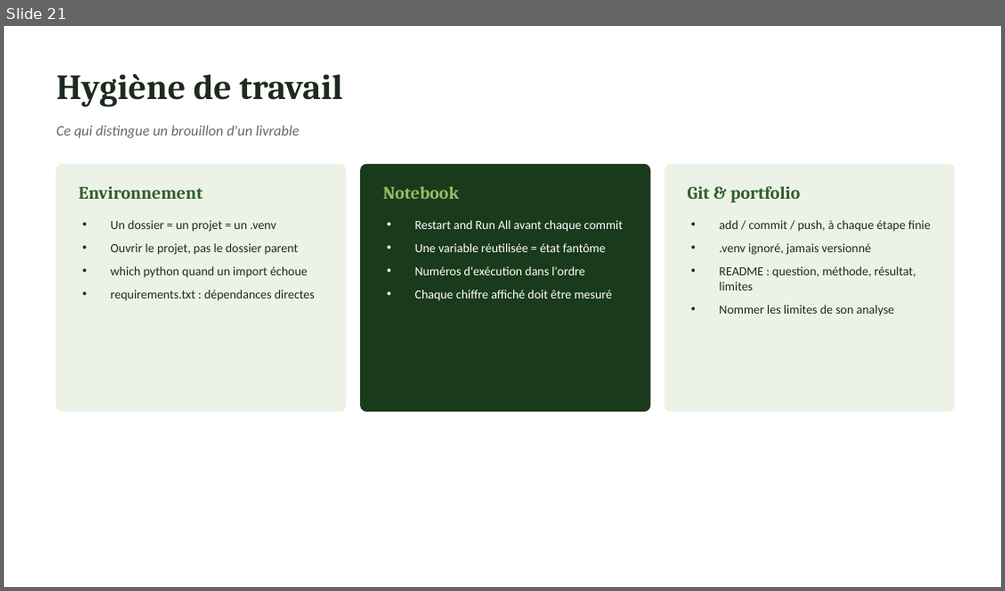
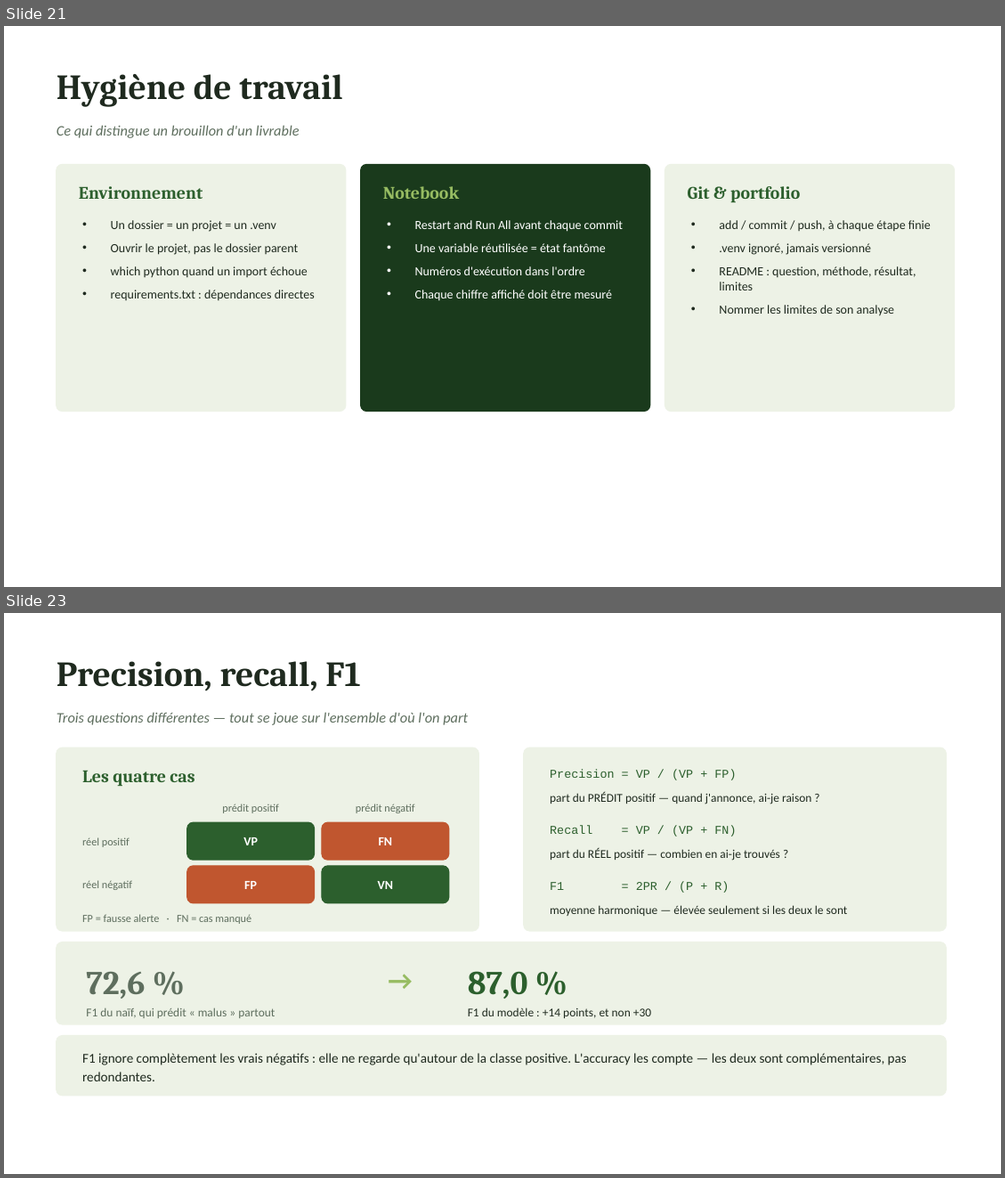
Before and after one commit to aissatougueye06/ml-notes, a slide deck: memo-machine-learning.pptx. Shown one above the other, each under a label of ours: slide 21 before the commit, slides 21 and 23 after it; the slides between them are not shown. The pictures are 1005x591 and 1005x1178 pixels, drawn with LibreOffice and Linux fonts; fonts in the diff are those of the drawing. Boxes give left, top, right and bottom in pixels: in the first picture for what was removed or moved away, otherwise in the second. Text is boxed around its words. In the diff, an @@ line names an element or a change of style, - is before the commit and + after.

Commit message:
Ajoute trois slides sur la classification
Classer contre predire puis seuiller, precision/recall/F1, et l'erreur par distance au seuil. La slide de cloture annoncait la classification comme prochaine etape, sa derniere ligne est reecrite. PDF regenere depuis le pptx.

```diff
--- a/memo-machine-learning.pptx
+++ b/memo-machine-learning.pptx
@@ slide 23 added at <box>4,613,1001,1174</box>, background #FFFFFF @@
@@ text added at <box>57,661,360,691</box>, 34 pt, text #1F2A1F, bold @@
+Precision, recall, F1
@@ text added at <box>57,712,468,725</box>, 14 pt, text #5E6E5E, italic @@
+Trois questions différentes — tout se joue sur l'ensemble d'où l'on part
@@ rounded rectangle added at <box>57,747,479,931</box>, fill #EDF2E6, outline #EDF2E6 1 pt @@
@@ text added at <box>82,770,194,786</box>, 17 pt, text #2C5F2D, bold @@
+Les quatre cas
@@ rounded rectangle added at <box>524,747,947,931</box>, fill #EDF2E6, outline #EDF2E6 1 pt @@
@@ text added at <box>550,770,736,780</box>, 11.5 pt, text #2C5F2D @@
+Precision = VP / (VP + FP)
@@ text added at <box>550,792,811,804</box>, 11.5 pt, text #1F2A1F @@
+part du PRÉDIT positif — quand j'annonce, ai-je raison ?
@@ rounded rectangle added at <box>187,822,315,860</box>, fill #2C5F2D, outline #2C5F2D 1 pt @@
@@ text added at <box>222,803,279,813</box>, 10.5 pt, text #5E6E5E @@
+prédit positif
@@ rounded rectangle added at <box>322,822,449,860</box>, fill #C0562F, outline #C0562F 1 pt @@
@@ text added at <box>356,803,414,813</box>, 10.5 pt, text #5E6E5E @@
+prédit négatif
@@ text added at <box>550,826,736,836</box>, 11.5 pt, text #2C5F2D @@
+Recall = VP / (VP + FN)
@@ text added at <box>82,837,129,847</box>, 10.5 pt, text #5E6E5E @@
+réel positif
@@ text added at <box>243,837,258,845</box>, 12 pt, text #FFFFFF, bold @@
+VP
@@ text added at <box>379,837,393,845</box>, 12 pt, text #FFFFFF, bold @@
+FN
@@ text added at <box>550,848,780,860</box>, 11.5 pt, text #1F2A1F @@
+part du RÉEL positif — combien en ai-je trouvés ?
@@ rounded rectangle added at <box>187,866,315,903</box>, fill #C0562F, outline #C0562F 1 pt @@
@@ rounded rectangle added at <box>322,866,449,903</box>, fill #2C5F2D, outline #2C5F2D 1 pt @@
@@ text added at <box>82,880,132,890</box>, 10.5 pt, text #5E6E5E @@
+réel négatif
@@ text added at <box>244,881,257,889</box>, 12 pt, text #FFFFFF, bold @@
+FP
@@ text added at <box>378,881,393,889</box>, 12 pt, text #FFFFFF, bold @@
+VN
@@ text added at <box>550,882,728,892</box>, 11.5 pt, text #2C5F2D @@
+F1 = 2PR / (P + R)
@@ text added at <box>550,905,848,916</box>, 11.5 pt, text #1F2A1F @@
+moyenne harmonique — élevée seulement si les deux le sont
@@ text added at <box>82,914,251,924</box>, 10.5 pt, text #5E6E5E @@
+FP = fausse alerte · FN = cas manqué
@@ rounded rectangle added at <box>57,942,947,1024</box>, fill #EDF2E6, outline #EDF2E6 1 pt @@
@@ text added at <box>86,971,145,998</box>, 32 pt, text #5E6E5E, bold @@
+72,6 %
@@ text added at <box>371,961,430,998</box>, 26 pt, text #97BC62, bold @@
+→
@@ text added at <box>468,971,528,998</box>, 32 pt, text #2C5F2D, bold @@
+87,0 %
@@ text added at <box>86,1007,275,1018</box>, 11.5 pt, text #5E6E5E @@
+F1 du naïf, qui prédit « malus » partout
@@ text added at <box>468,1007,651,1018</box>, 11.5 pt, text #1F2A1F @@
+F1 du modèle : +14 points, et non +30
@@ rounded rectangle added at <box>57,1036,947,1095</box>, fill #EDF2E6, outline #EDF2E6 1 pt @@
@@ text added at <box>82,1053,906,1081</box>, 13 pt, text #1F2A1F @@
+F1 ignore complètement les vrais négatifs : elle ne regarde qu'autour de la classe positive. L'accuracy les compte — les deux sont complémentaires, pas redondantes.
```
Also in this commit, not shown: 1 slide changed, 2 other slides added, 1 other file.
